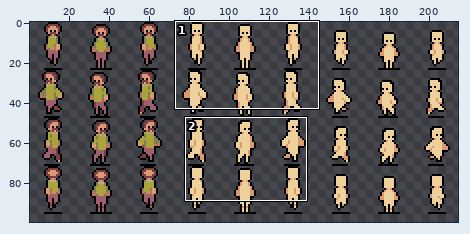
File history of a pixel-art file, ART/Jacson/Sprites/NPCs.aseprite. The picture above shows the old version from afar; the outline marks the close-up.
Close-up. As it was:
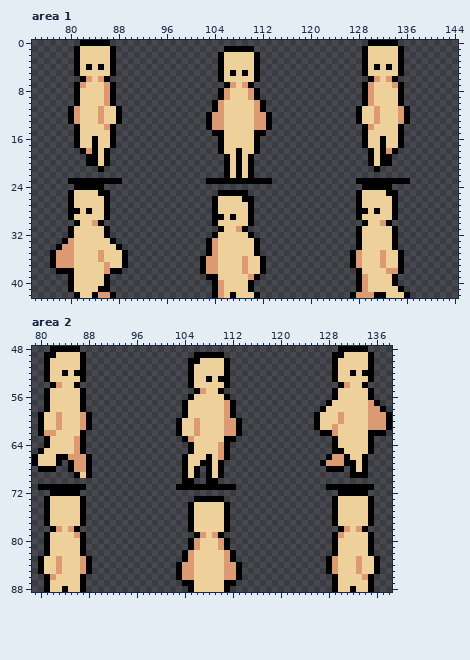
288x192 pixels, 1 frame. Shown: area 1: x 74..144, y 0..42; area 2: x 79..138, y 48..88. The wide view leaves out empty margins.
After the commit:
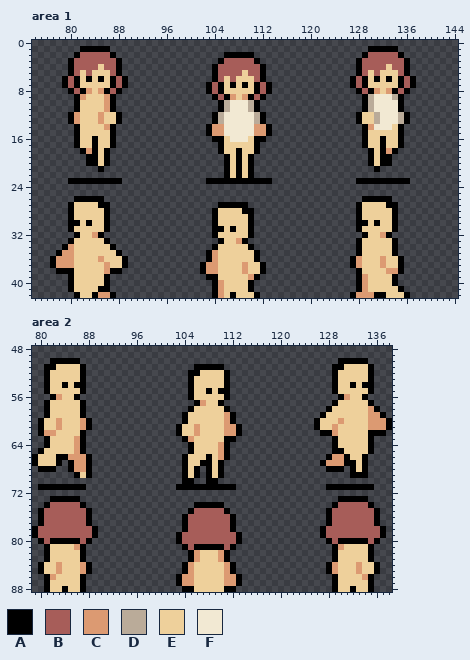
Palette (. is transparent): A #000000  B #a75d59  C #dc9a72  D #baab99  E #eed09b  F #f2e9d3
Edits made:
Changed rows in their new state; - is an unchanged pixel.
Area 1, layers "Hair", "Clothing", "Fleshy":
first column x 79:
 0 ---.....-------------------------------------------.....---
 1 --.AAAAA.------------------.....------------------.AAAAA.--
 2 ---BBBBB------------------.AAAAA.------------------BBBBB---
 3 -ABBBBBBBA-----------------BBBBB-----------------ABBBBBBBA-
 4 -ABBBBEBBA---------------ABBBBBBBA---------------ABBBBEBBA-
 5 -AB-B---BA---------------ABBBBEBBA---------------AB-B---BA-
 6 ABAEA-AEABA--------------AB-B---BA--------------ABAEA-AEABA
 7 AB-E---E-BA-------------ABAEA-AEABA-------------AB-E---E-BA
 8 -ABAC-CABA--------------AB-E---E-BA--------------ABAC-CABA-
 9 ---C---------------------ABAC-CABA-----------------DFFFD---
10 -------------------------.ADFFFDA.-----------------DFFFF---
11 -.A---ECA.---------------.ADFFFDA.---------------.ADFFFFA.-
12 ------------------------.ADFFFFFDA.-----------------DFFFD--
13 ------------------------.ADFFFFFDA.-----------------DFFFD--
14 ---------------------------FFFFF--------------------FFF----
15 ------------------------ACCFFFFFCCA------------------------
16 -------------------------A--FFF--A-------------------------
first column x 77:
24 ----.....-------------------------------------------.....--
25 ---.......------------------.....------------------.......-
26 ---.AAAAA.-----------------.......-----------------.AAAAA.-
27 --------A------------------.AAAAA.----------------------A--
28 ----E-E-------------------------A-------------------E-E----
29 ----------------------------E-E----------------------------
30 ---A--AEEA-----------------------------------------A--AEEA-
31 ---------------------------A--AEEA-------------------------
32 ---.A--CA.-----------------------------------------.A--CA.-
33 --.A-----A.---------------..A--CA..------------------------
34 -.A-------A.--------------.A-----A.------------------------
35 .A------E--A.-------------------------------------.A---E-A.
36 -------------------------.A-----E-A.-----------------------
Area 2, layers "Hair", "Fleshy":
first column x 80:
48 --.....-------------------------------------------.....----
49 -.......------------------.....------------------.......---
50 -.AAAAA.-----------------.......-----------------.AAAAA.---
51 --A----------------------.AAAAA.------------------A--------
52 ----E-E-------------------A-------------------------E-E----
53 ----------------------------E-E----------------------------
54 -AEEA--A-----------------------------------------AEEA--A---
55 -------------------------AEEA--A---------------------------
56 -.AC--A.-----------------------------------------.AC--A.---
57 ------------------------..AC--A..---------------.A-----A.--
58 ------------------------.A-----A.--------------.A-------A.-
59 .A-E---A.-------------------------------------.A--E------A.
60 -----------------------.A-E-----A.-------------------------
first column x 79:
72 ---.....-------------------------------------------.....---
73 --.AAAAA.------------------.....------------------.AAAAA.--
74 ---BBBBB------------------.AAAAA.------------------BBBBB---
75 -ABBBBBBBA-----------------BBBBB-----------------ABBBBBBBA-
76 -ABBBBBBBA---------------ABBBBBBBA---------------ABBBBBBBA-
77 -ABBBBBBBA---------------ABBBBBBBA---------------ABBBBBBBA-
78 ABBBBBBBBBA--------------ABBBBBBBA--------------ABBBBBBBBBA
79 ABBBBBBBBBA-------------ABBBBBBBBBA-------------ABBBBBBBBBA
80 -ABAAAAABA--------------ABBBBBBBBBA--------------ABAAAAABA-
81 -------C-----------------ABAAAAABA-----------------C-------
82 -------------------------.AC---CA.-------------------------
83 -.A-E---A.---------------.AC---CA.---------------.A---E-A.-
84 ------------------------.A-------A.------------------------
85 ------------------------.A-------A.------------------------
87 ------------------------ACC-----CCA------------------------
88 -------------------------A-------A-------------------------
